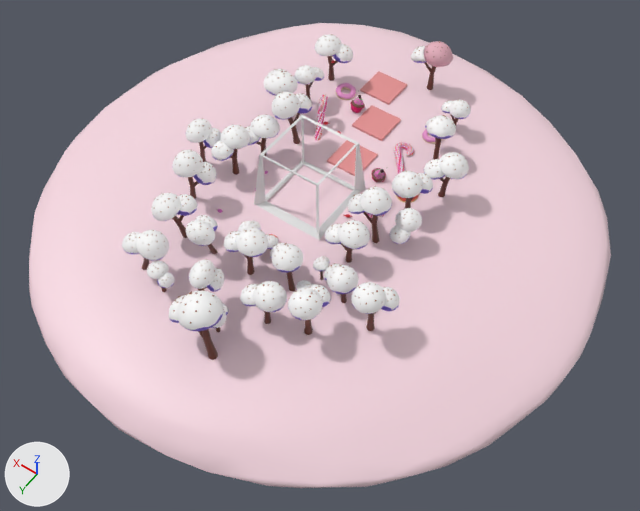
An edit to the Blender file assets/Map/simple_candyland.blend, drawn before and after from the same camera.
The view is the same before and after, from a 50 mm lens placed at (-279.0, 377.0, 498.0), pointed at (-28.0, 26.0, -54.0). Arrows for +X, +Y and +Z are at lower left; the lights stay in place.
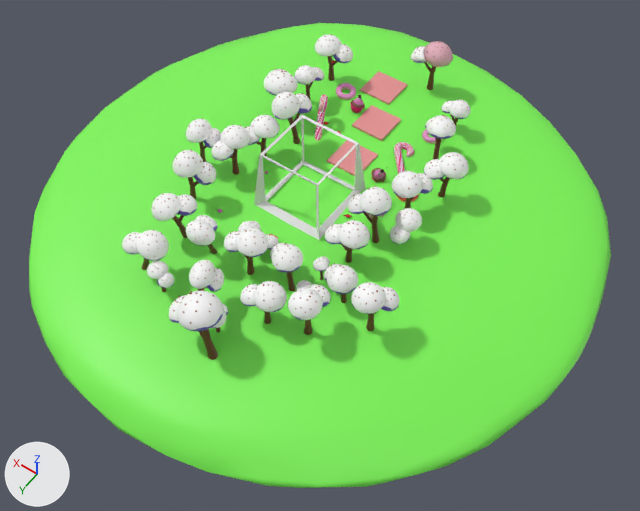
What the commit changed:
Material 'Material.031' (mat_material_031) changes colour from white #f7d7e1 to green #7df756; in linear values from (0.926, 0.682, 0.752) to (0.205, 0.926, 0.0936).

What differs and where, as boxes [x1, y1, x2, y2] in the pictures (640 x 511 px):
'Ground', recoloured (white to green): [29, 23, 611, 488] in both
